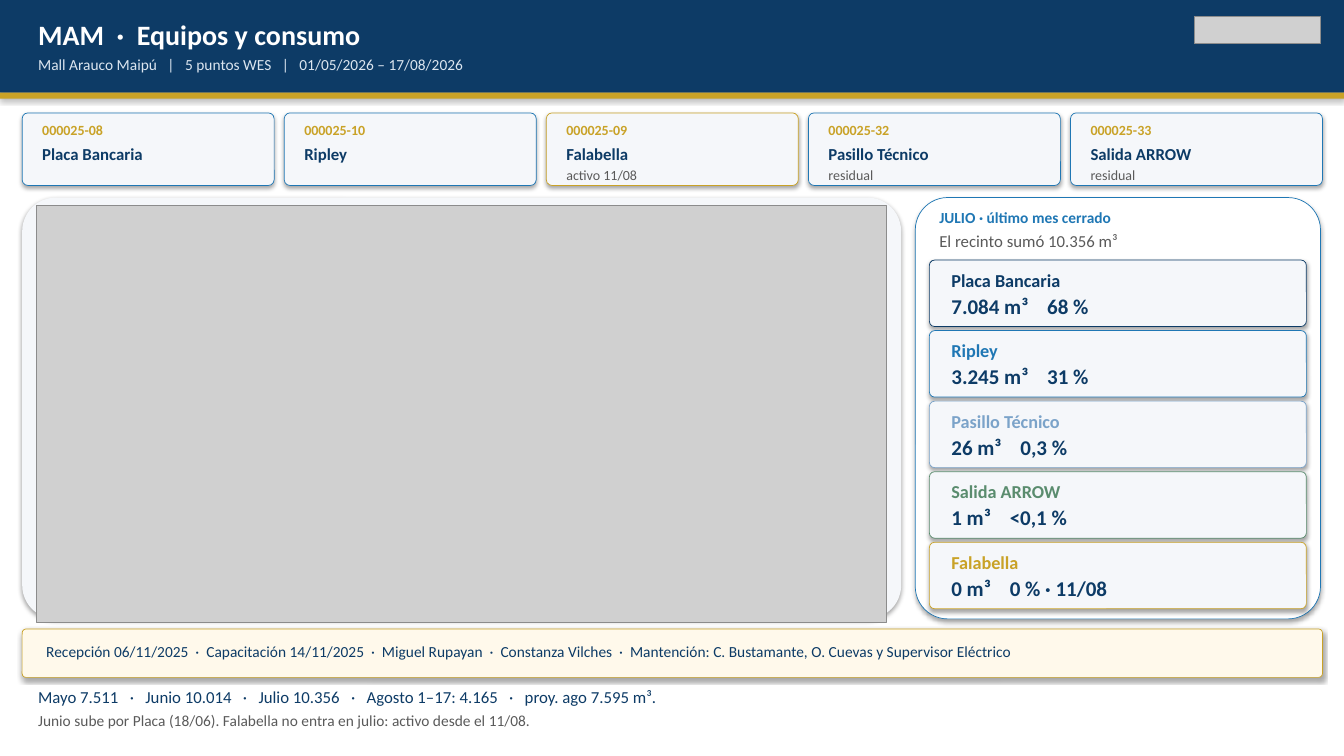
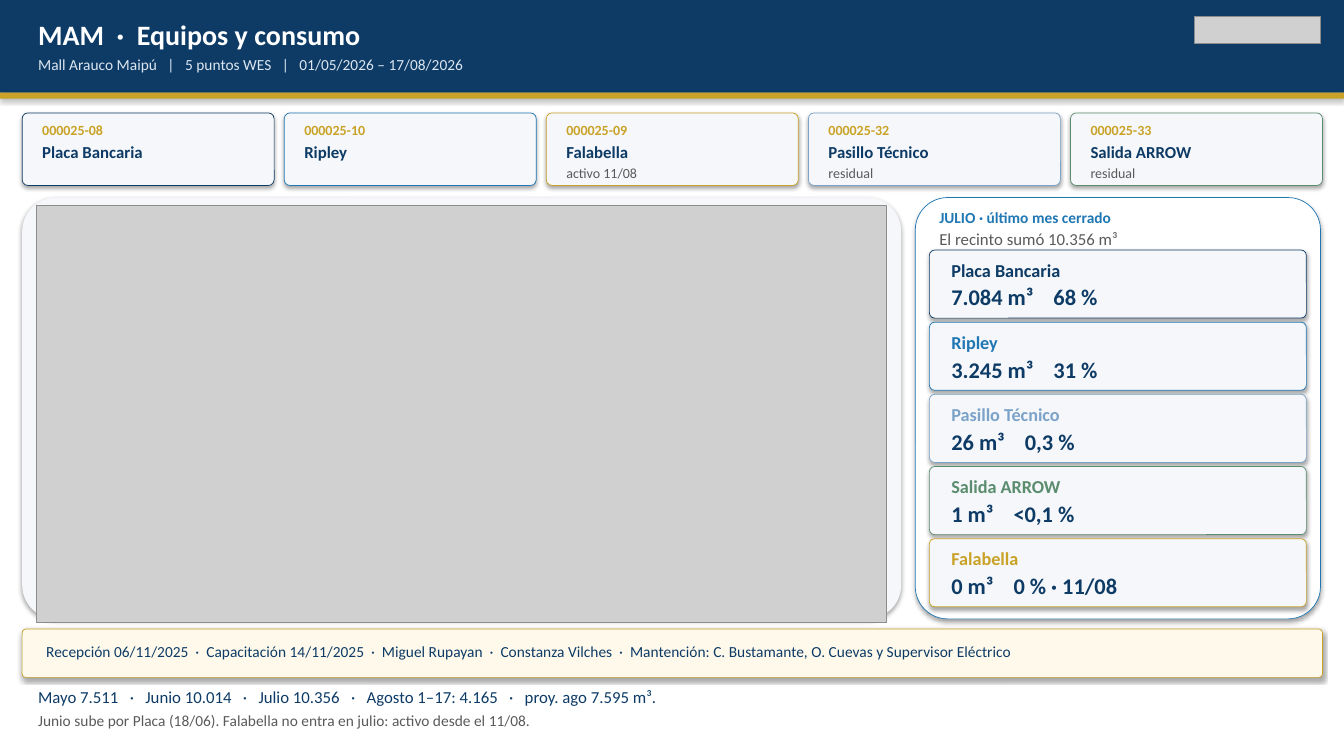
Before and after one commit to anibaloperacionesWes/wes-scripts, a slide deck: slide 4 of reports/Parque_Arauco/TMP_7MALLS/entrega_diego_anibal/Recorrido_ejecutivo_PA_MAE_20260817.pptx. Drawn at 1344x756 pixels with LibreOffice and Linux fonts; fonts in the diff are those of the drawing; grey boxes stand for pictures. Boxes give left, top, right and bottom in pixels: in the first picture for what was removed or moved away, otherwise in the second. Text is boxed around its words. In the diff, an @@ line names an element or a change of style, - is before the commit and + after.

```diff
--- a/reports/Parque_Arauco/TMP_7MALLS/entrega_diego_anibal/Recorrido_ejecutivo_PA_MAE_20260817.pptx
+++ b/reports/Parque_Arauco/TMP_7MALLS/entrega_diego_anibal/Recorrido_ejecutivo_PA_MAE_20260817.pptx
@@ rounded rectangle at bbox=[22, 113, 274, 186]: outline #1F77B4 0.5 pt to #0D3B66 0.5 pt @@
@@ rounded rectangle at bbox=[809, 113, 1061, 186]: outline #1F77B4 0.5 pt to #7BA3C9 0.5 pt @@
@@ rounded rectangle at bbox=[1071, 113, 1323, 186]: outline #1F77B4 0.5 pt to #5A8C6E 0.5 pt @@
@@ 4 texts, 2 rounded rectangles: place and size @@
-4 texts, 2 rounded rectangles at bbox=[930, 260, 1307, 397]
+4 texts, 2 rounded rectangles at bbox=[930, 250, 1307, 391]
@@ size 15 to 16 pt in 5 elements at bbox=[951, 576, 1117, 595], bbox=[951, 504, 1054, 525], bbox=[951, 432, 1053, 453], bbox=[951, 360, 1076, 378], bbox=[951, 287, 1076, 305] @@
@@ 3 texts, 3 rounded rectangles: place and size @@
-3 texts, 3 rounded rectangles at bbox=[930, 401, 1307, 609]
+3 texts, 3 rounded rectangles at bbox=[930, 394, 1307, 607]
```
Also in this commit, not shown: 2 other slides changed, 5 slides added, 6 other files.
